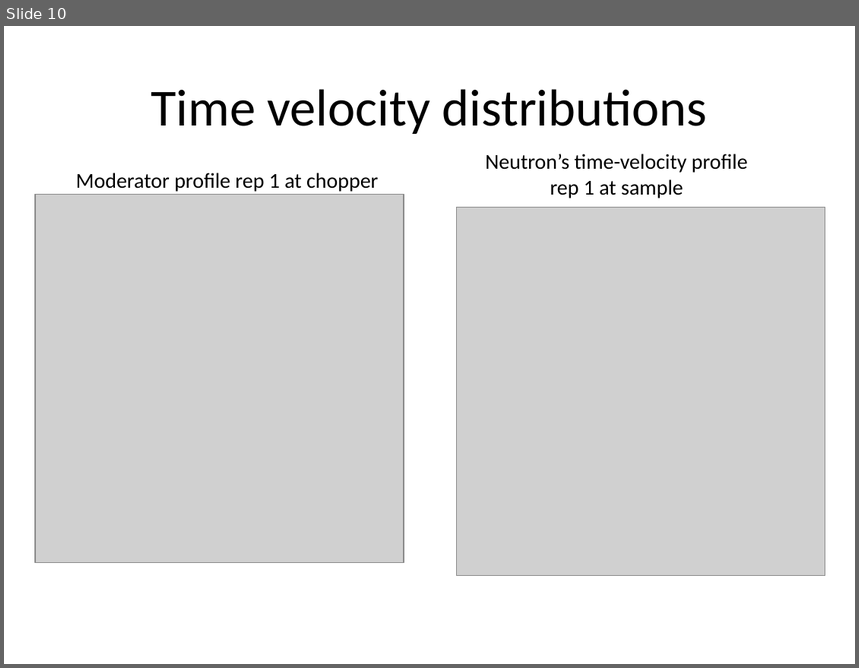
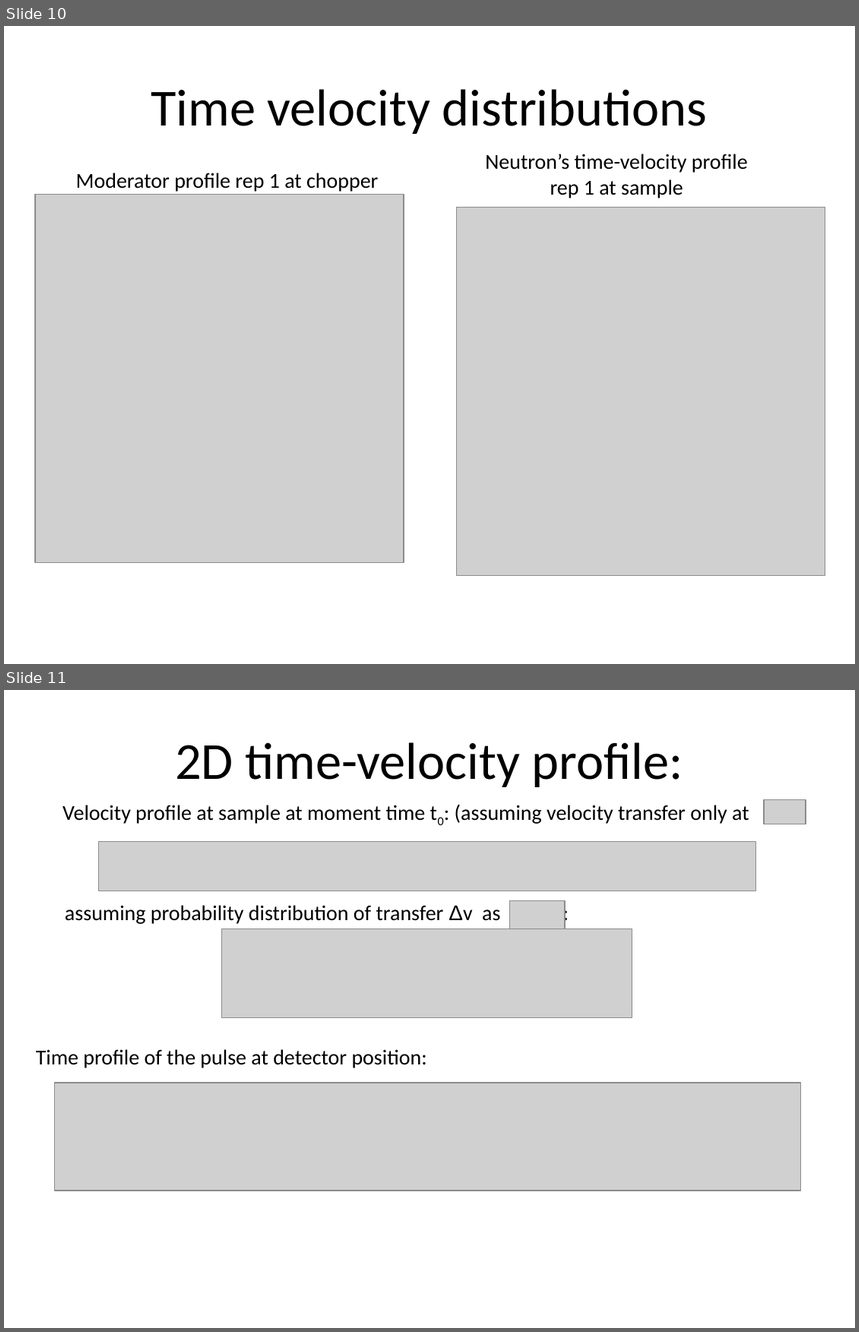
Before and after one commit to abuts/invert_resolution, a slide deck: VM_Working/doc/DataProcessingandInstrumentResolutionFunction.pptx. Shown one above the other, each under a label of ours: slide 10 before the commit, slides 10 and 11 after it. The pictures are 859x668 and 859x1332 pixels, drawn with LibreOffice and Linux fonts; fonts in the diff are those of the drawing; grey boxes stand for pictures. Boxes give left, top, right and bottom in pixels: in the first picture for what was removed or moved away, otherwise in the second. Text is boxed around its words. In the diff, an @@ line names an element or a change of style, - is before the commit and + after.

```diff
--- a/VM_Working/doc/DataProcessingandInstrumentResolutionFunction.pptx
+++ b/VM_Working/doc/DataProcessingandInstrumentResolutionFunction.pptx
@@ slide 11 added at (4,690,855,1328), background #FFFFFF @@
@@ title added at (175,742,683,787), 44 pt, text #000000 @@
+2D time-velocity profile:
@@ picture added at (764,799,806,825) @@
@@ text added at (63,804,749,824), 18 pt, text #000000 @@
+Velocity profile at sample at moment time t0: (assuming velocity transfer only at )
@@ picture added at (98,841,756,891) @@
@@ text added at (65,905,500,924), 18 pt, text #000000 @@
+assuming probability distribution of transfer Δv as :
@@ picture added at (509,901,565,929) @@
@@ picture added at (222,929,633,1018) @@
@@ text added at (36,1049,427,1068), 18 pt, text #000000 @@
+Time profile of the pulse at detector position:
@@ picture added at (54,1083,800,1192) @@
```
Also in this commit, not shown: 1 slide removed, 2 other files.
